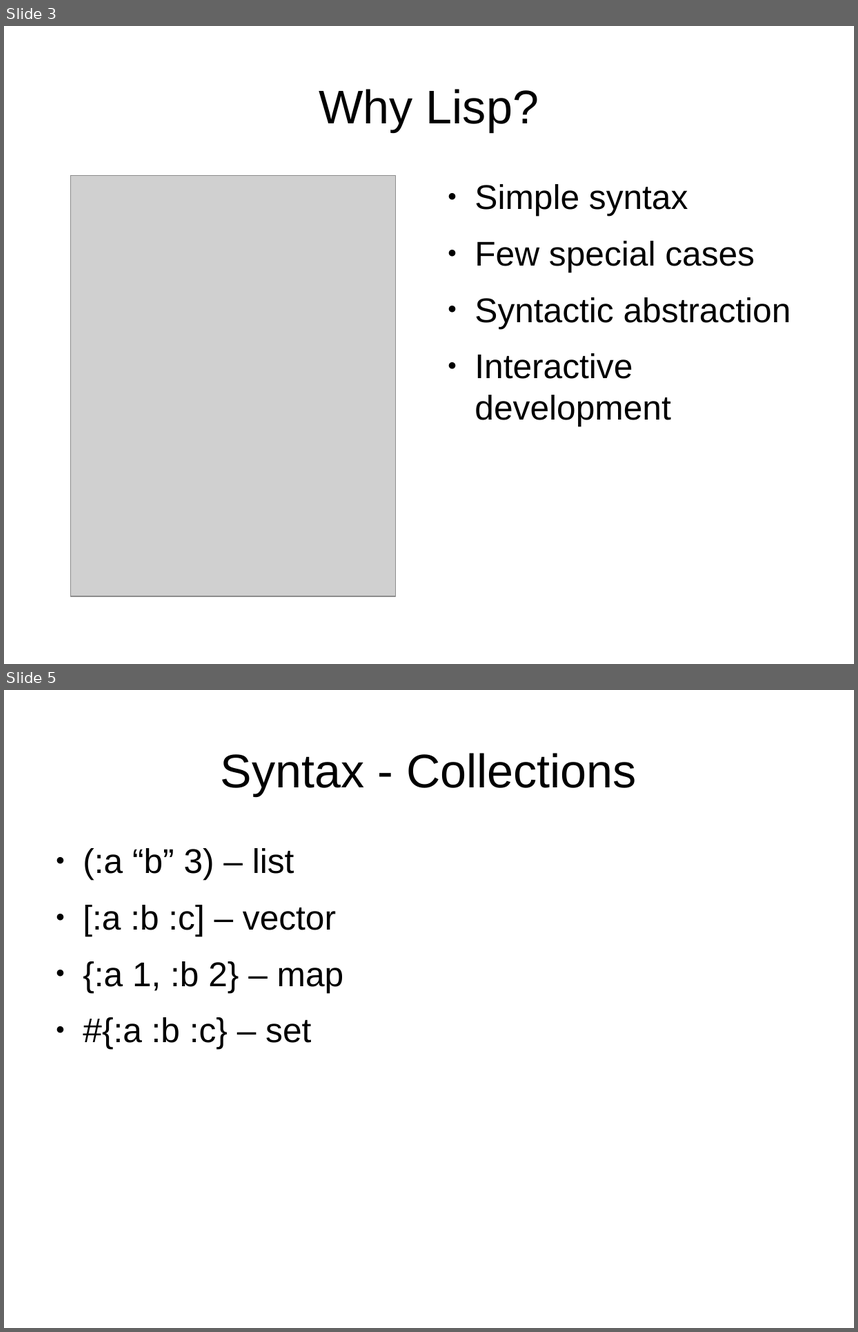
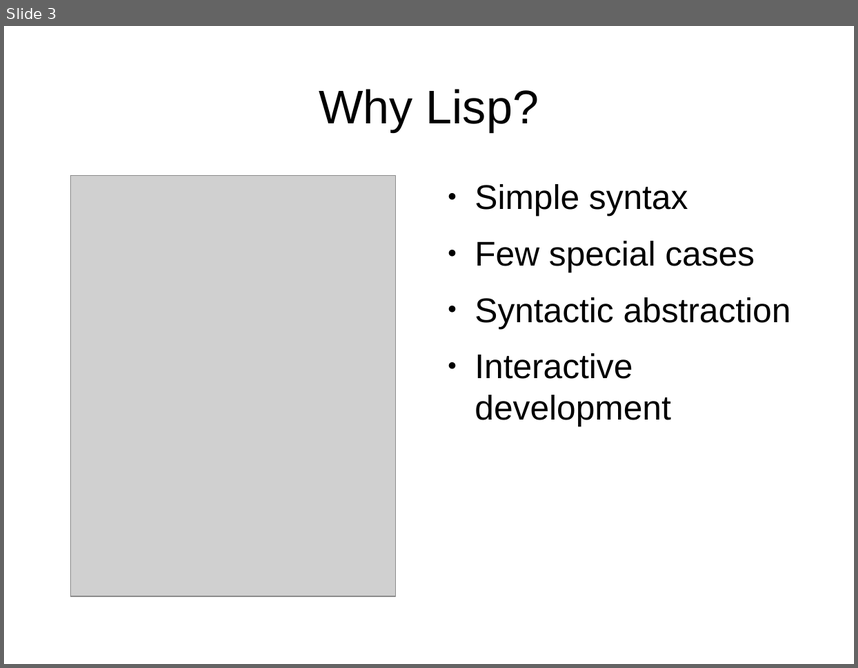
Before and after one commit to djwhitt/cposc2009, a slide deck: slides.odp. Shown one above the other, each under a label of ours: slides 3 and 5 before the commit, slide 3 after it; the slides between them are not shown. The pictures are 858x1332 and 858x668 pixels, drawn with LibreOffice and Linux fonts; fonts in the diff are those of the drawing; grey boxes stand for pictures. Boxes give left, top, right and bottom in pixels: in the first picture for what was removed or moved away, otherwise in the second. Text is boxed around its words. In the diff, an @@ line names an element or a change of style, - is before the commit and + after.

Commit message:
Remove syntax crap from slides

```diff
--- a/slides.odp
+++ b/slides.odp
@@ slide 5 removed at (x1=4, y1=690, x2=854, y2=1328), background #FFFFFF @@
@@ title removed at (x1=221, y1=753, x2=637, y2=796) @@
-Syntax - Collections
@@ text removed at (x1=83, y1=848, x2=344, y2=1049) @@
-● (:a “b” 3) – list
-● [:a :b :c] – vector
-● {:a 1, :b 2} – map
-● #{:a :b :c} – set
```
Also in this commit, not shown: 3 other slides removed.
